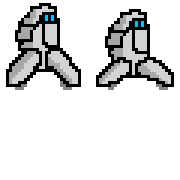
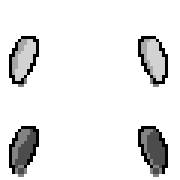
Layered file, before and after one edit (w=180, h=180). Changes by layer:
added layer "piernas salto" above "pierna delantera 2" over [left=9, top=36, right=168, bottom=177]
hid "pierna delantera 2" over [left=45, top=48, right=174, bottom=90]
hid "pierna delantera 1" over [left=6, top=48, right=132, bottom=90]
hid "Torso" over [left=15, top=3, right=150, bottom=78]
hid "pierna trasera 2" over [left=24, top=48, right=174, bottom=90]
hid "pierna trasera 1" over [left=6, top=48, right=132, bottom=90]
